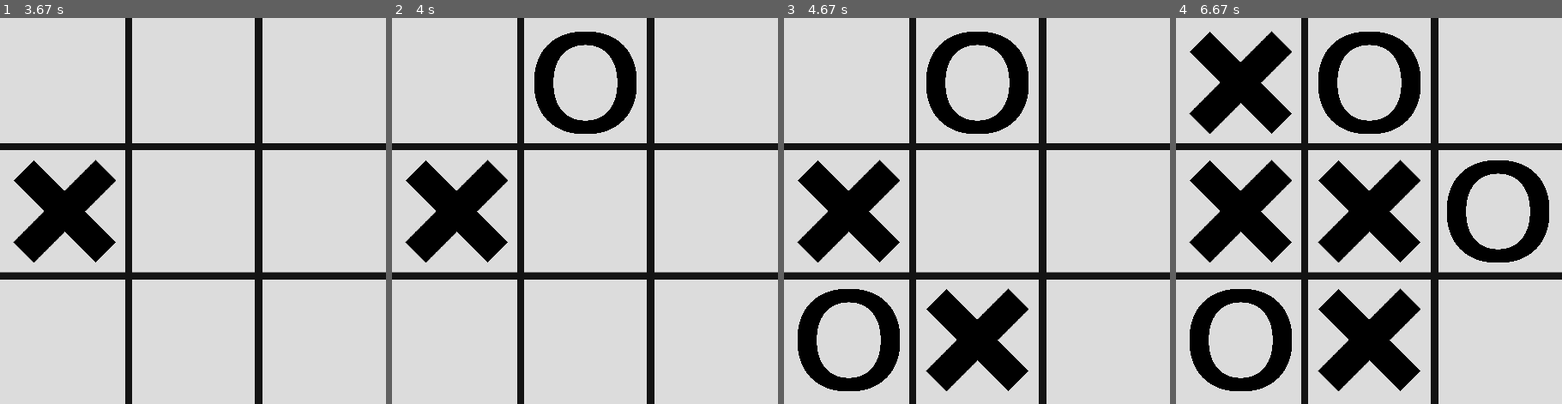
Above: before the commit, frames 1-4 (left to right).
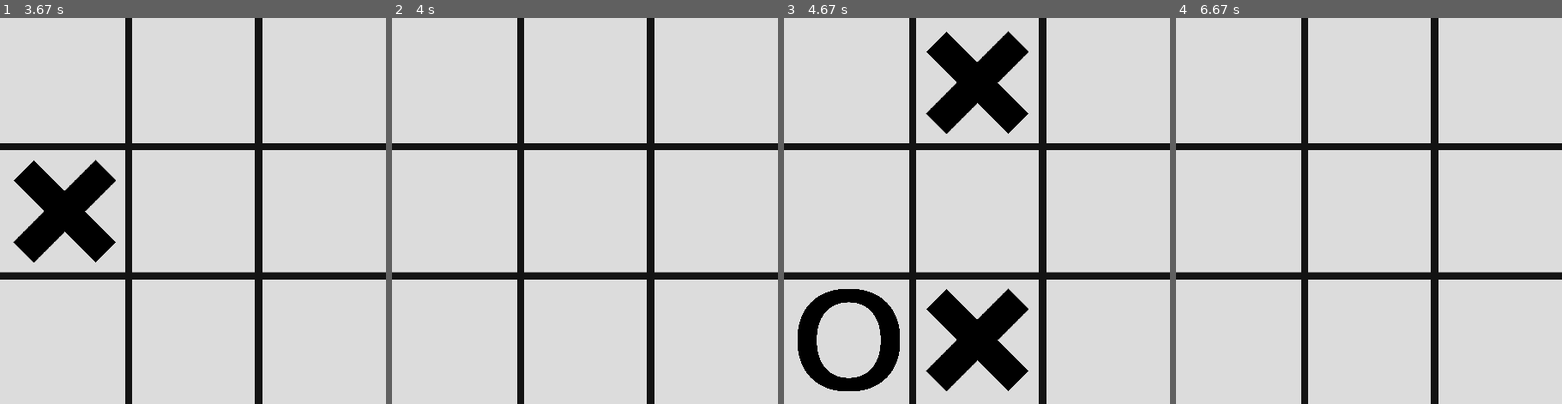
Above: after the commit, the same moments.

Repository: FortunateSpy5/tictactoe-pygame
Game: pygame game, started from main.py
Same seed, same stepped clock (60 frames per second), same inputs: the game is played once before the commit and once after it.
Inputs (mouse positions are in pixels of both pictures, inside the frame that each line leads up to):
- Up to frame 1 (3.67 s): press the mouse at (193, 234) at 0.37 s; move the mouse to (146, 226) at 0.47 s; release the mouse at (100, 214) at 0.6 s; press the mouse at (193, 234) at 0.7 s; move the mouse to (262, 292) at 0.8 s; release the mouse at (331, 346) at 0.93 s; click (92, 68) at 1.05 s; click (196, 249) at 1.38 s; press the mouse at (196, 249) at 1.7 s; move the mouse to (247, 214) at 1.8 s; release the mouse at (293, 176) at 1.93 s; click (274, 141) at 2.55 s; click (100, 280) at 2.88 s; press the mouse at (100, 280) at 3.2 s; move the mouse to (104, 230) at 3.3 s; release the mouse at (108, 180) at 3.43 s; press the mouse at (100, 280) at 3.53 s; move the mouse to (115, 180) at 3.63 s
- Up to frame 2 (4 s): release the mouse at (523, 87) at 3.77 s; press the mouse at (492, 280) at 3.87 s; move the mouse to (550, 299) at 3.97 s
- Up to frame 3 (4.67 s): release the mouse at (1000, 319) at 4.1 s; press the mouse at (884, 280) at 4.2 s; move the mouse to (888, 311) at 4.3 s; release the mouse at (888, 342) at 4.43 s; click (953, 95) at 4.55 s
- Up to frame 4 (6.67 s): click (1241, 129) at 4.88 s; click (1272, 172) at 5.22 s; click (1507, 257) at 5.55 s; press the mouse at (1507, 257) at 6.2 s; move the mouse to (1415, 261) at 6.3 s; release the mouse at (1326, 265) at 6.43 s; press the mouse at (1507, 257) at 6.53 s; move the mouse to (1450, 249) at 6.63 s

Frame 1 is identical in both runs. In frame 2, 7.1% of the frame differs, in the area x 3-64%, y 3-64%; in frame 3, 8.3%; in frame 4, 25%, in the area x 3-97%, y 3-97%.

Commit message:
Update main.py

Diff:
--- a/main.py
+++ b/main.py
@@ -11,72 +11,88 @@
 board_img = pygame.transform.scale(board_img, (size, size))
 
 o_img = pygame.image.load('o.png')
-o_img = pygame.transform.scale(o_img, (int(cell_size * 0.8), int(cell_size * 0.8)))
+o_img = pygame.transform.scale(
+    o_img, (int(cell_size * 0.8), int(cell_size * 0.8)))
 
 x_img = pygame.image.load('x.png')
-x_img = pygame.transform.scale(x_img, (int(cell_size * 0.8), int(cell_size * 0.8)))
+x_img = pygame.transform.scale(
+    x_img, (int(cell_size * 0.8), int(cell_size * 0.8)))
 
 board = [
-  [0, 0, 0],
-  [0, 0, 0],
-  [0, 0, 0]
-]
-player1 = True
-
-def reset():
-  global board
-  global player1
-  print("\nGame Reset\n")
-  board = [
     [0, 0, 0],
     [0, 0, 0],
     [0, 0, 0]
-  ]
-  player1 = True
+]
+player1 = True
+count = 0
+
+
+def reset():
+    global board
+    global player1
+    print("\nGame Reset\n")
+    board = [
+        [0, 0, 0],
+        [0, 0, 0],
+        [0, 0, 0]
+    ]
+    player1 = True
+
 
 def draw():
-  pygame.draw.rect(screen, (220, 220, 220), pygame.Rect(0, 0, size, size))
+    pygame.draw.rect(screen, (220, 220, 220), pygame.Rect(0, 0, size, size))
 
-  screen.blit(board_img, (0, 0))
+    screen.blit(board_img, (0, 0))
 
-  for i in range(3):
-    for j in range(3):
-      if board[i][j] == 1:
-        screen.blit(x_img, ((i + 0.1) * cell_size, (j + 0.1) * cell_size))
-      elif board[i][j] == 2:
-        screen.blit(o_img, ((i + 0.1) * cell_size, (j + 0.1) * cell_size))
+    for i in range(3):
+        for j in range(3):
+            if board[i][j] == 1:
+                screen.blit(
+                    x_img, ((i + 0.1) * cell_size, (j + 0.1) * cell_size))
+            elif board[i][j] == 2:
+                screen.blit(
+                    o_img, ((i + 0.1) * cell_size, (j + 0.1) * cell_size))
 
-  pygame.display.update()
+    pygame.display.update()
+
 
 while True:
-  clock.tick(100)
-  draw()
+    clock.tick(100)
+    draw()
 
-  for event in pygame.event.get():
-      if event.type == pygame.QUIT:
-          quit()
+    for event in pygame.event.get():
+        if event.type == pygame.QUIT:
+            quit()
 
-      if event.type == pygame.MOUSEBUTTONUP:
-        pos = pygame.mouse.get_pos()
-        pos = [pos[0] // cell_size, pos[1] // cell_size]
+        if event.type == pygame.MOUSEBUTTONUP:
+            pos = pygame.mouse.get_pos()
+            pos = [pos[0] // cell_size, pos[1] // cell_size]
 
-        if board[pos[0]][pos[1]] == 0:
-          board[pos[0]][pos[1]] = 1 if player1 else 2
-          player1 = not player1
+            if board[pos[0]][pos[1]] == 0:
+                count += 1
 
-          board_set = [set(), set(), set()]
-          for i in range(3):
-            for j in range(3):
-              board_set[i].add(board[j][i])
-          for i in range(3):
-            board_set.append(set(board[i]))
-          board_set.append(set([board[0][0], board[1][1], board[2][2]]))
-          board_set.append(set([board[0][2], board[1][1], board[2][0]]))
+                board[pos[0]][pos[1]] = 1 if player1 else 2
+                player1 = not player1
 
-          if {1} in board_set:
-            print("Player 1 won")
-            reset()
+                board_set = [set(), set(), set()]
+                for i in range(3):
+                    for j in range(3):
+                        board_set[i].add(board[j][i])
+                for i in range(3):
+                    board_set.append(set(board[i]))
+                board_set.append(set([board[0][0], board[1][1], board[2][2]]))
+                board_set.append(set([board[0][2], board[1][1], board[2][0]]))
 
-          if {2} in board_set:
-            print("Player 2 won")
-            reset()
+                # print(board_set)
+
+                if {1} in board_set:
+                    print("Player 1 won")
+                    reset()
+
+                if {2} in board_set:
+                    print("Player 2 won")
+                    reset()
+
+                if count == 9:
+                    print("Draw")
+                    reset()
